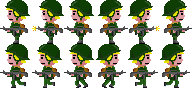
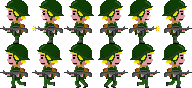
Before/after of a 192 × 88 layered artwork. What changed in the layer stack:
painted on "Capa 5" over [96, 44, 192, 88]
